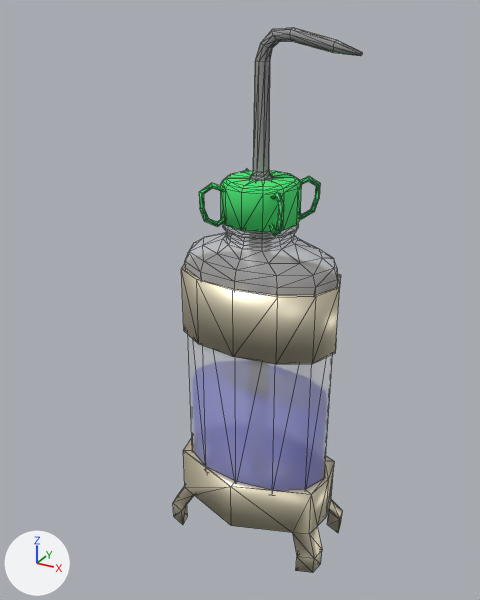
The glTF model TestGUI/res/slime_girl/weapon_bottle.glb, before and after one commit.
One viewpoint serves both versions: a 50 mm camera at (2.45, -4.82, 4.86) aimed at (-0.15, -0.08, 2.49). Every picture has the same lights, and +X, +Y and +Z are marked at lower left. Mesh edges are drawn as thin lines.

Names of what the first picture shows: 'BottleBase', 'BottleBody', 'BottleHandles', 'BottleStrap', 'BottleStraw'.
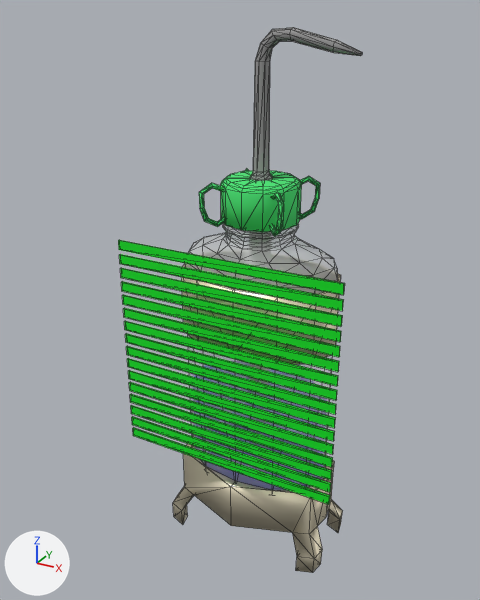
Where the change shows, as pixel boxes [x1, y1, x2, y2] in the pictures (480 x 600 px):
'Plane', added (green): after [118, 240, 345, 504]
'BottleStrap', unchanged, covered by the edit: before [181, 264, 341, 364]; after [182, 264, 341, 364]

The edits, one by one:
Material 'StaminaMeter' (mat_staminameter) is new.
Its base color is (0.0, 0.8, 0.0138) (green #00e71f).
Mesh me_plane_002 is new.
It has 128 vertices, 192 faces and spans x -1.0..1.0, y -0.66..-0.64, z 1.12..3.07.
It uses material mat_staminameter (green #00e71f).
Object 'Plane' (ob_plane) is new; it shows me_plane_002.
Its location is (0.0, 0.0, 0.0).
